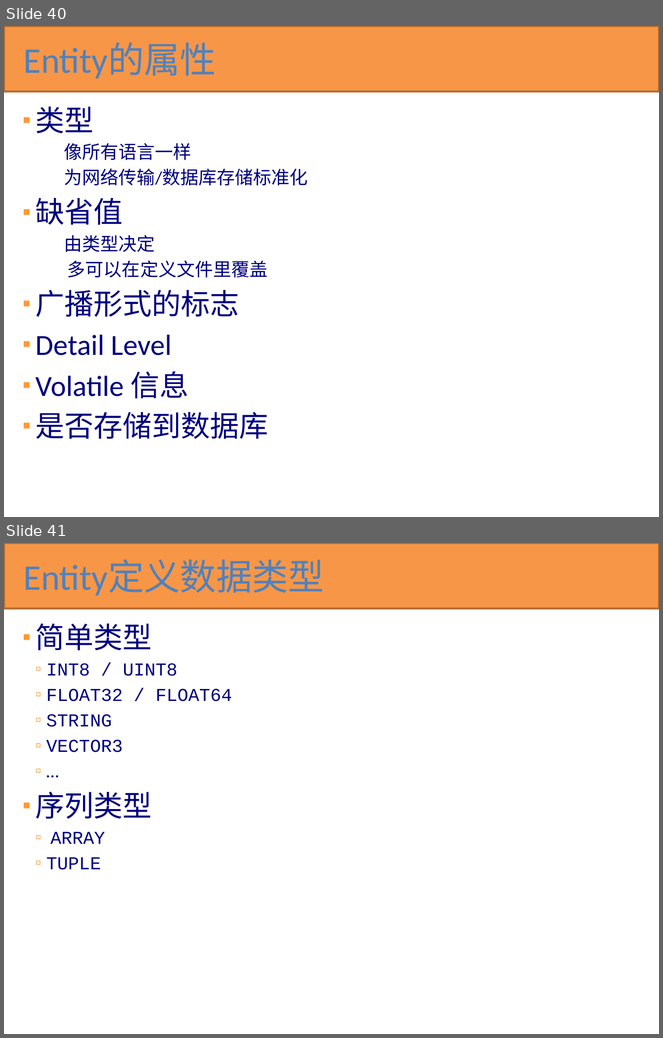
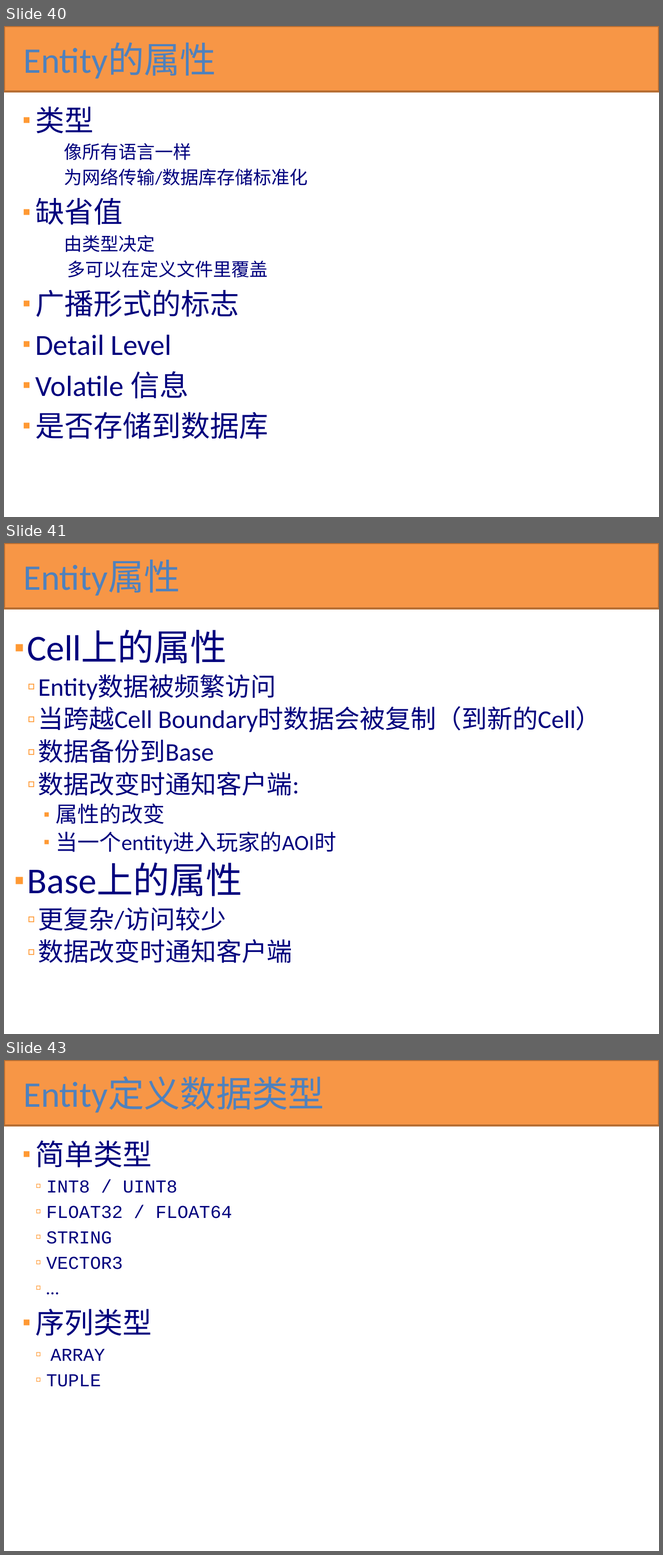
Before and after one commit to kbengine/kbengine_docs, a slide deck: KBEngine技术预览.pptx. Shown one above the other, each under a label of ours: slides 40 and 41 before the commit, slides 40, 41 and 43 after it; the slides between them are not shown. The pictures are 663x1038 and 663x1555 pixels, drawn with LibreOffice and Linux fonts; fonts in the diff are those of the drawing. Boxes give left, top, right and bottom in pixels: in the first picture for what was removed or moved away, otherwise in the second. Text is boxed around its words. In the diff, an @@ line names an element or a change of style, - is before the commit and + after.

```diff
--- a/KBEngine技术预览.pptx
+++ b/KBEngine技术预览.pptx
@@ slide 41 added at [4,543,659,1034], background #FFFFFF @@
@@ rectangle added at [4,543,659,609], fill #F79646, outline #B76F34 2 pt @@
@@ title added at [23,560,180,596], 39.6 pt, text #4F81BD @@
+Entity属性
@@ text added at [27,630,601,963], 28 pt, text #00007D @@
+▪ Cell上的属性
+  ▫ Entity数据被频繁访问
+  ▫ 当跨越Cell Boundary时数据会被复制（到新的Cell）
+  ▫ 数据备份到Base
+  ▫ 数据改变时通知客户端:
+    ▪ 属性的改变
+    ▪ 当一个entity进入玩家的AOI时
+▪ Base上的属性
+  ▫ 更复杂/访问较少
+  ▫ 数据改变时通知客户端
@@ what was slide 41 is now slide 43 @@
```
Also in this commit, not shown: 5 slides changed, 16 other slides added.
